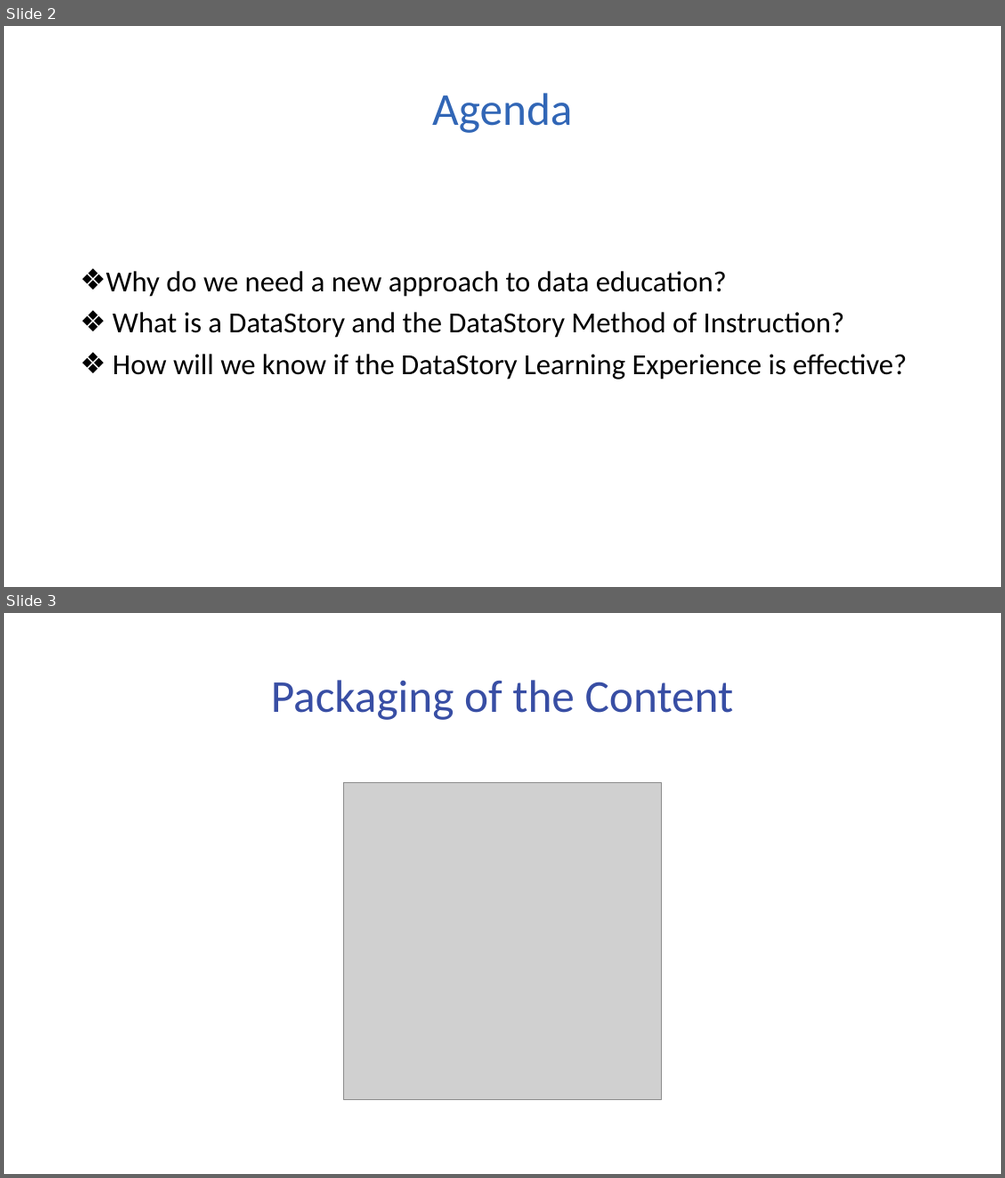
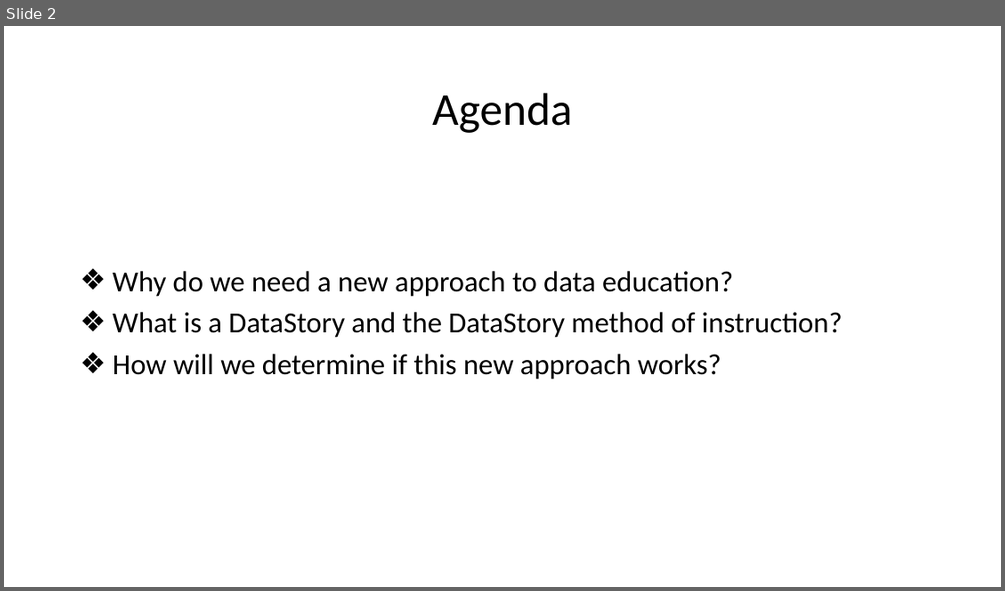
Before and after one commit to mydatastory-dev/projects, a slide deck: _ctsi/ctsi_presentation.pptx. Shown one above the other, each under a label of ours: slides 2 and 3 before the commit, slide 2 after it. The pictures are 1005x1178 and 1005x591 pixels, drawn with LibreOffice and Linux fonts; fonts in the diff are those of the drawing; grey boxes stand for pictures. Boxes give left, top, right and bottom in pixels: in the first picture for what was removed or moved away, otherwise in the second. Text is boxed around its words. In the diff, an @@ line names an element or a change of style, - is before the commit and + after.

```diff
--- a/_ctsi/ctsi_presentation.pptx
+++ b/_ctsi/ctsi_presentation.pptx
@@ slide 3 removed at (4,613,1001,1174), background #FFFFFF @@
@@ title removed at (271,680,734,720) @@
-Packaging of the Content
@@ picture removed at (343,782,661,1099) @@
@@ slide 2 changed as well @@
@@ title "Agenda" at (432,93,572,133): text colour #3166B6 to #000000 @@
@@ text at (113,312,842,379): text changed @@
-❖ What is a DataStory and the DataStory Method of Instruction?
-❖ How will we know if the DataStory Learning Experience is effective?
+❖ What is a DataStory and the DataStory method of instruction?
+❖ How will we determine if this new approach works?
```
Also in this commit, not shown: 1 other slide changed, 5 slides added, 1 other slide removed.
